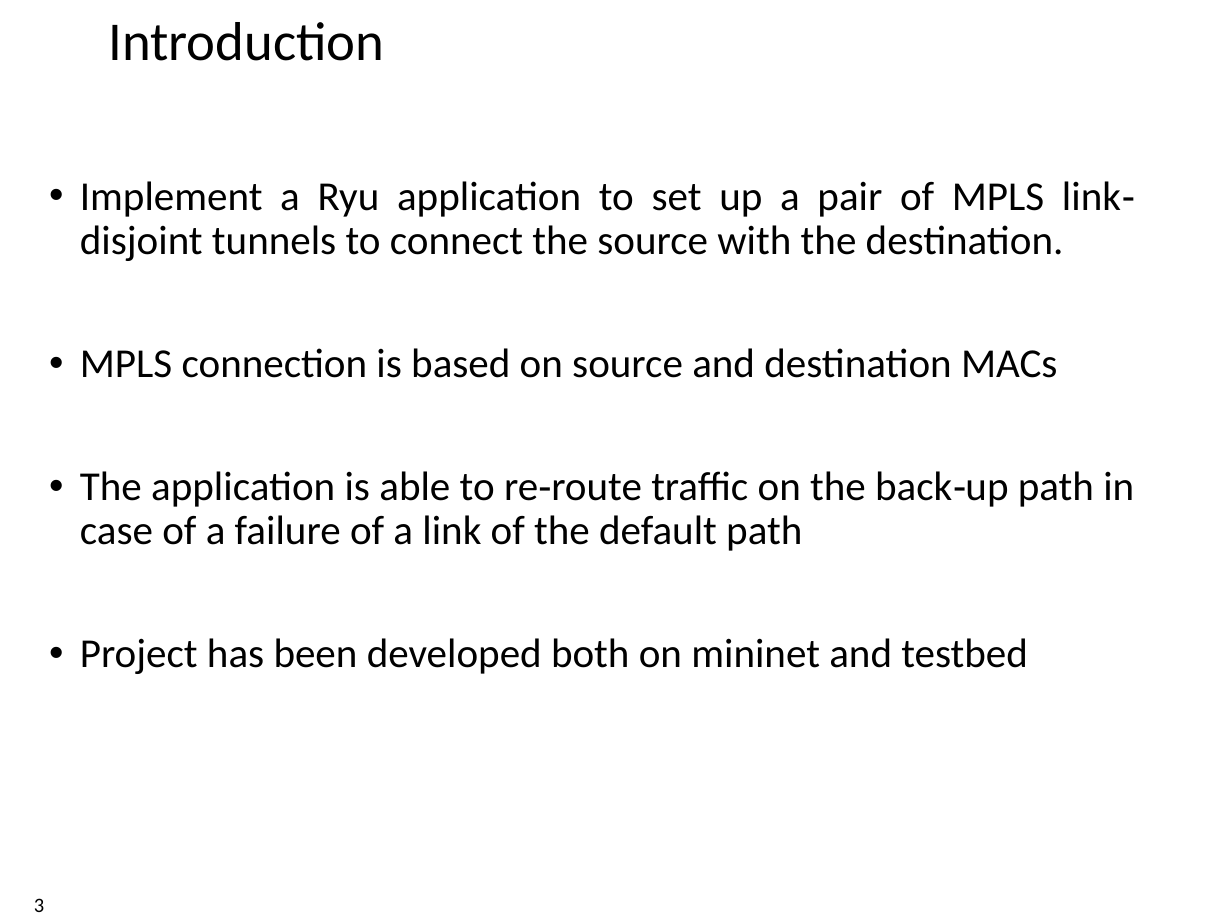
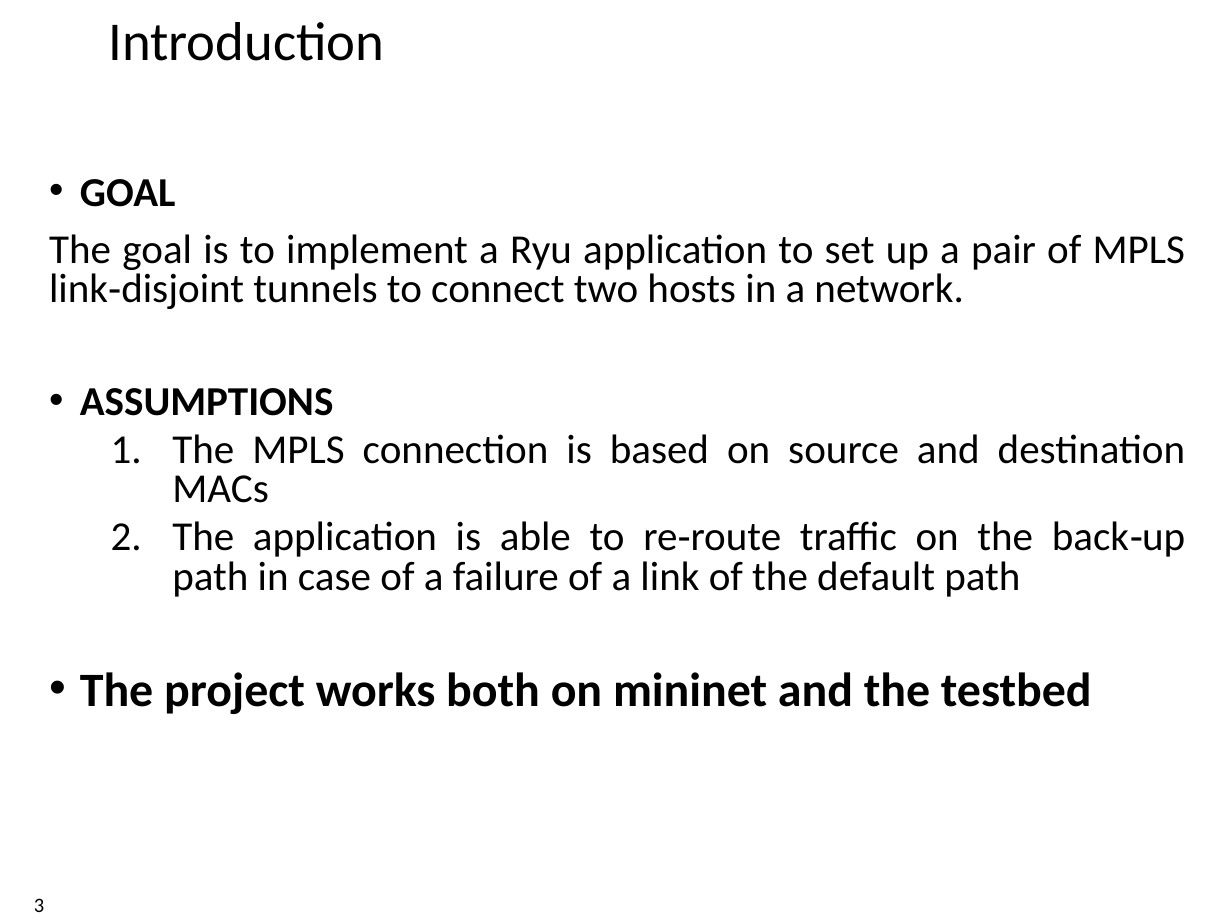
Before and after one commit to xdl907/switching-and-routing-project, a slide deck: slide 3 of template_project_exam__1_.pptx. Drawn at 1232x924 pixels with LibreOffice and Linux fonts; fonts in the diff are those of the drawing; background and template pictures are left out. Boxes give left, top, right and bottom in pixels: in the first picture for what was removed or moved away, otherwise in the second. Text is boxed around its words. In the diff, an @@ line names an element or a change of style, - is before the commit and + after.

```diff
--- a/template_project_exam__1_.pptx
+++ b/template_project_exam__1_.pptx
@@ text at (49, 179, 1185, 503): text changed @@
-• Implement a Ryu application to set up a pair of MPLS link‐disjoint tunnels to connect the source with the destination.
-• MPLS connection is based on source and destination MACs
+• GOAL
+The goal is to implement a Ryu application to set up a pair of MPLS link‐disjoint tunnels to connect two hosts in a network.
+• ASSUMPTIONS
+  1. The MPLS connection is based on source and destination MACs
@@ text at (172, 521, 1185, 597): bullet • to 1.; list level 1 to 2 in "The application is able to ..."; line spacing 0.9 to 0.8 @@
@@ text at (80, 672, 1092, 714): text changed; size 24 to 28 pt; bold on @@
-• Project has been developed both on mininet and testbed
+• The project works both on mininet and the testbed
```
Also in this commit, not shown: 5 other slides changed, 1 slide removed.
